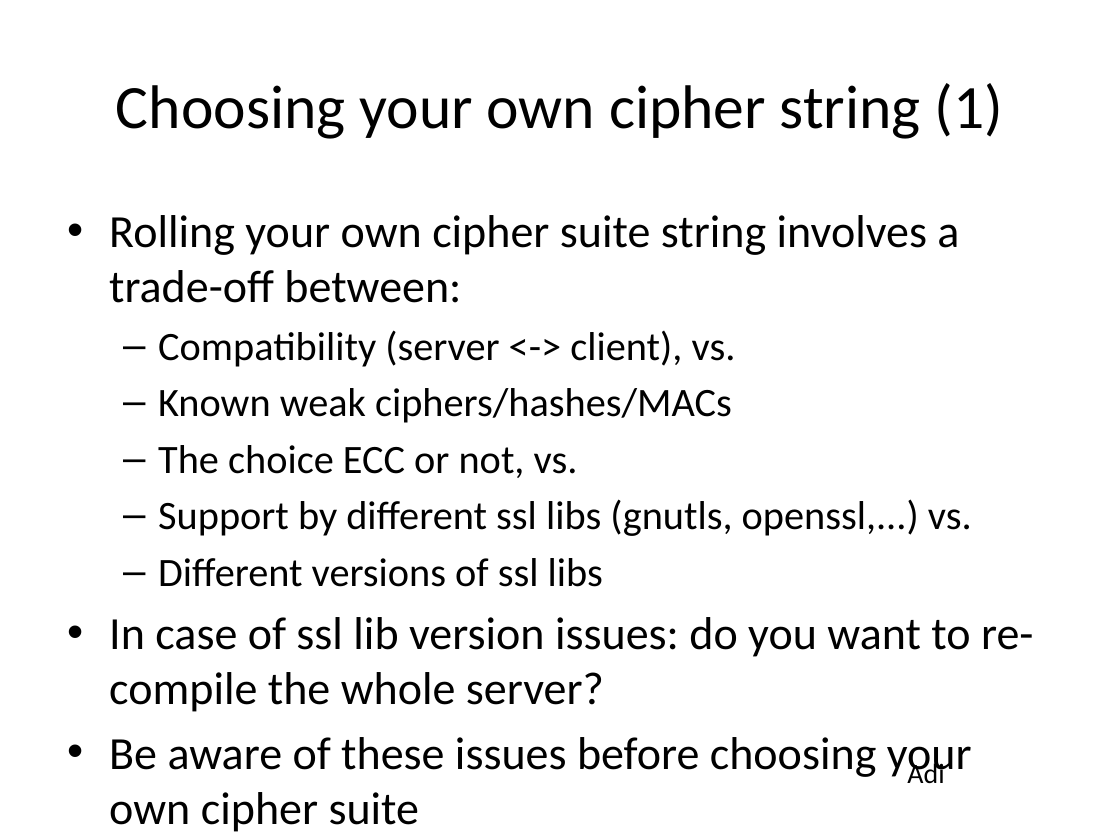
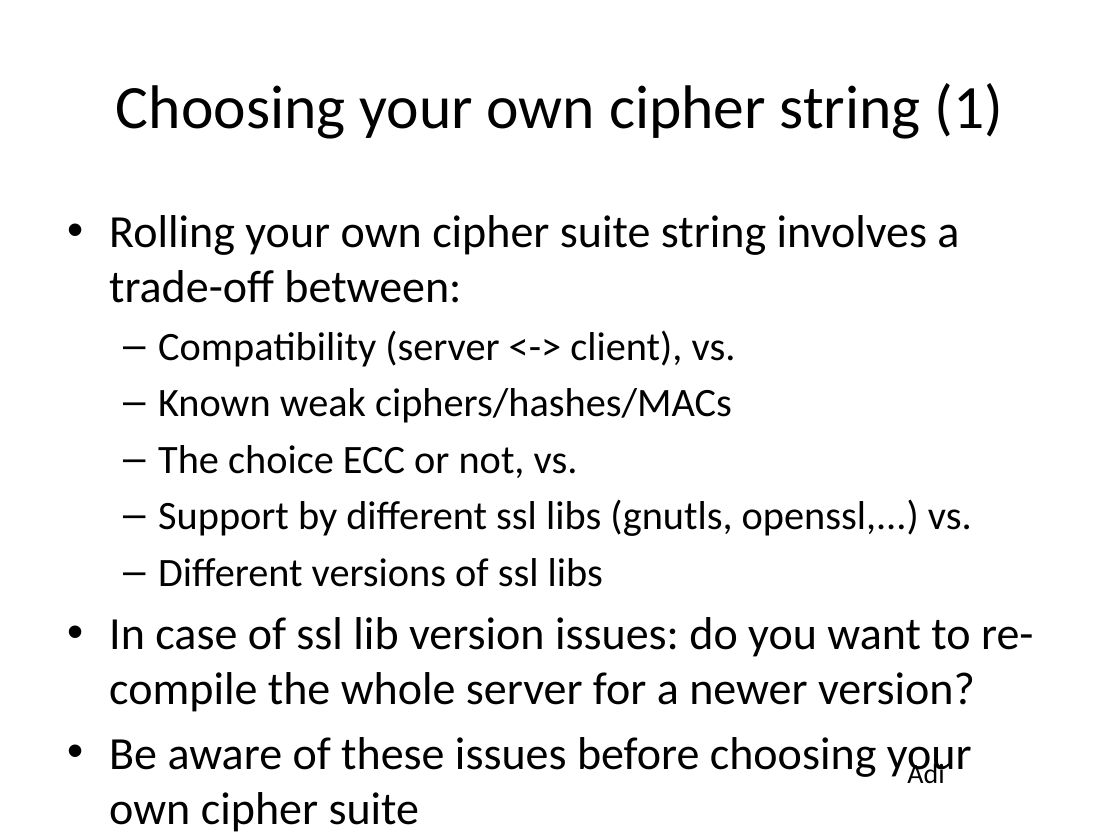
Before and after one commit to BetterCrypto/Applied-Crypto-Hardening, a slide deck: slide 26 of presentations/20131122-Deepsec-ACH project.pptx. Drawn at 1120x840 pixels with LibreOffice and Linux fonts; fonts in the diff are those of the drawing. Boxes give left, top, right and bottom in pixels: in the first picture for what was removed or moved away, otherwise in the second. Text is boxed around its words. In the diff, an @@ line names an element or a change of style, - is before the commit and + after.

```diff
--- a/presentations/20131122-Deepsec-ACH project.pptx
+++ b/presentations/20131122-Deepsec-ACH project.pptx
@@ text at (109,617,1033,712): text changed @@
-• In case of ssl lib version issues: do you want to re-compile the whole server?
+• In case of ssl lib version issues: do you want to re-compile the whole server for a newer version?
```
Also in this commit, not shown: 3 other slides changed.
